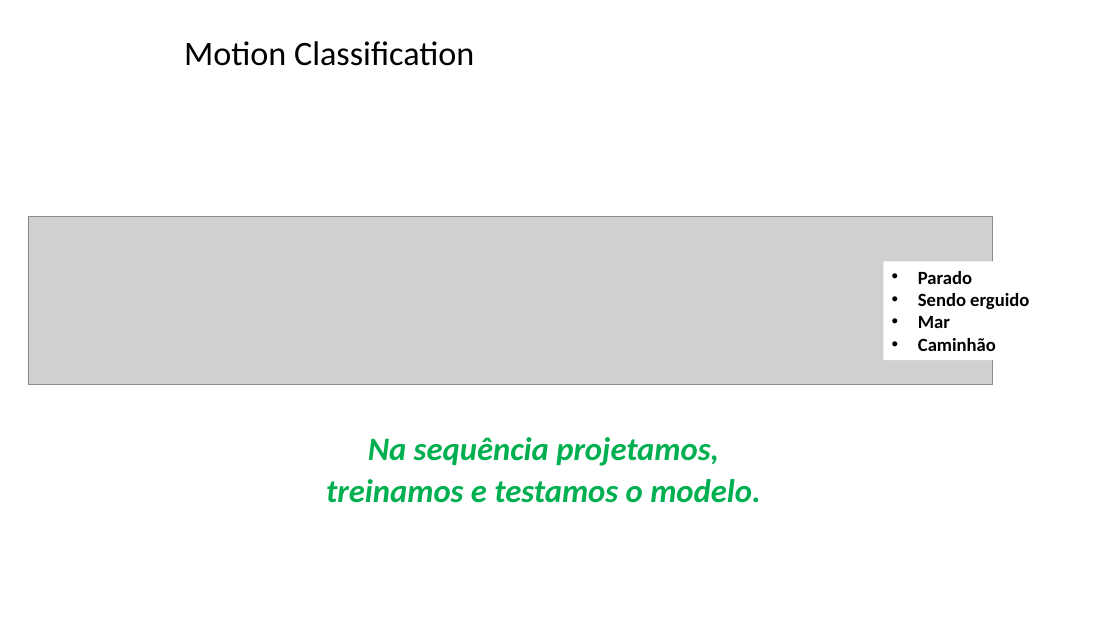
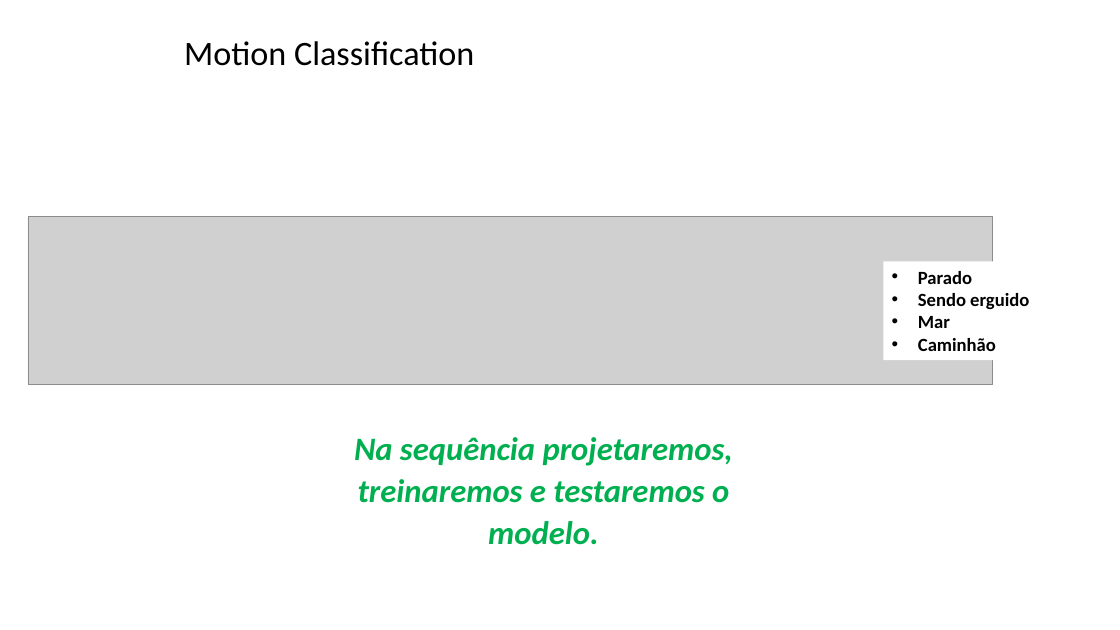
Before and after one commit to zz4fap/tp557-iot-ml, a slide deck: slide 23 of slides/TP557_15_classificação de movimentos.pptx. Drawn at 1120x630 pixels with LibreOffice and Linux fonts; fonts in the diff are those of the drawing; grey boxes stand for pictures; background and template pictures are left out. Boxes give left, top, right and bottom in pixels: in the first picture for what was removed or moved away, otherwise in the second. Text is boxed around its words. In the diff, an @@ line names an element or a change of style, - is before the commit and + after.

```diff
--- a/slides/TP557_15_classificação de movimentos.pptx
+++ b/slides/TP557_15_classificação de movimentos.pptx
@@ text at (x1=354, y1=437, x2=733, y2=545): text changed @@
-Na sequência projetamos, treinamos e testamos o modelo.
+Na sequência projetaremos, treinaremos e testaremos o modelo.
```
Also in this commit, not shown: 4 other slides changed, 7 slides added, 3 slides removed.
